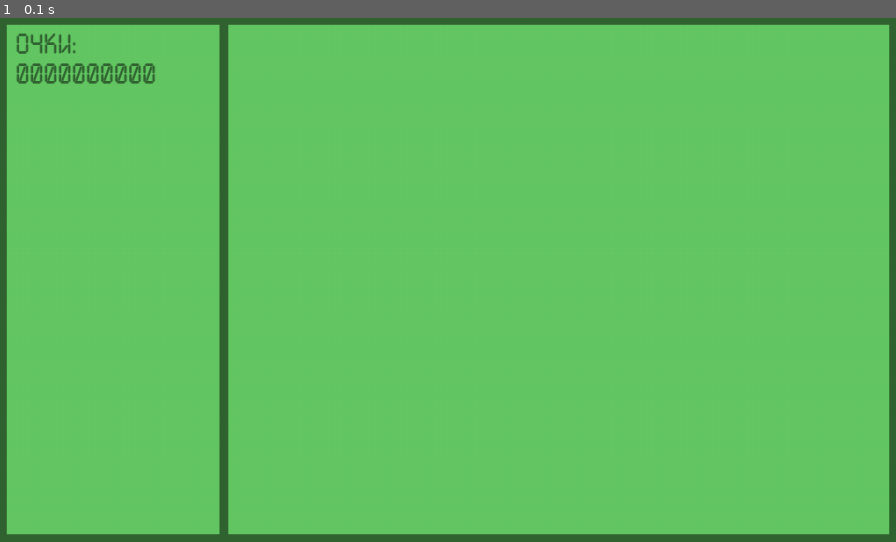
Above: before the commit, frame 1.
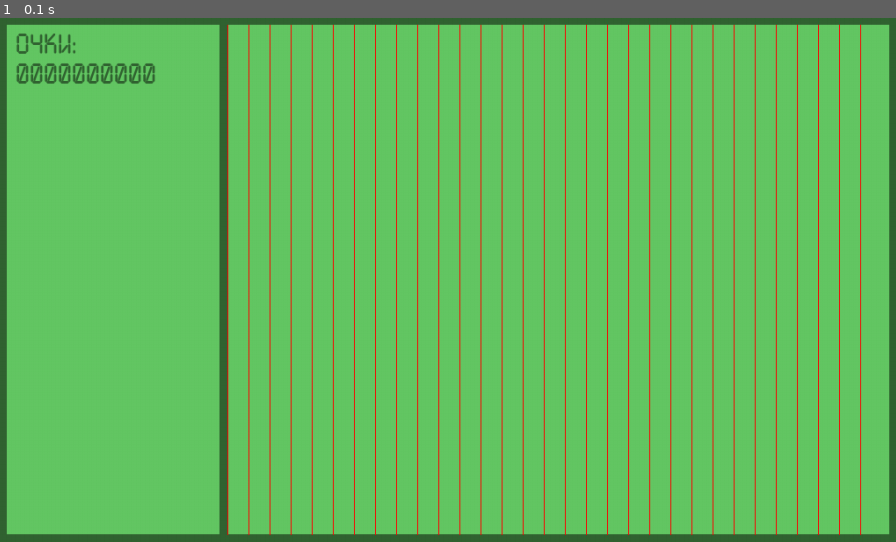
Above: after the commit, the same moment.

Repository: BlackGn0m/PyGameLearn
Game: pygame game, started from Snake/Snake.py
Two runs of this game, one before a commit and one after it. Both use one fixed random seed, a clock stepped at 60 frames per second and the inputs below.
Inputs:
- Up to frame 1 (0.1 s): no input

The runs differ from the first frame. In frame 1, 5.4% of the frame differs, in the area x 25-97%, y 1-99%.

Commit message:
Cosmetic fix code

Diff:
--- a/Snake/playingfield.py
+++ b/Snake/playingfield.py
@@ -9,7 +9,7 @@
             err += f' but it is {type(display)}'
             raise TypeError(err)
         self._const = Const()
-        self._display = None
+        self._display = display
         self._width = 0
         self._height = 0
         self._margin = 0
@@ -60,7 +60,6 @@
         tmpSurf = self._font.render(scorestr, True, self._const.SCORECOLOR)
         self._display.blit(tmpSurf, (x, y))
 
-
     @property
     def score(self):
         return self._score
@@ -72,3 +71,12 @@
     def _showgrid(self):
         if self._display is None:
             return
+        x = int(self._width * self._const.MENURATIO + self._margin//2)
+        y = self._margin
+        dy = (self._display.get_height() - self._margin * 2) // 30
+        dx = (self._display.get_width() - x - self._margin * 2) // 30
+        for i in range(31):
+            pygame.draw.line(self._display, (255, 0, 0),
+                             (x + i * dx, self._margin),
+                             (x + i * dx,
+                              self._display.get_height() - self._margin), 1)
